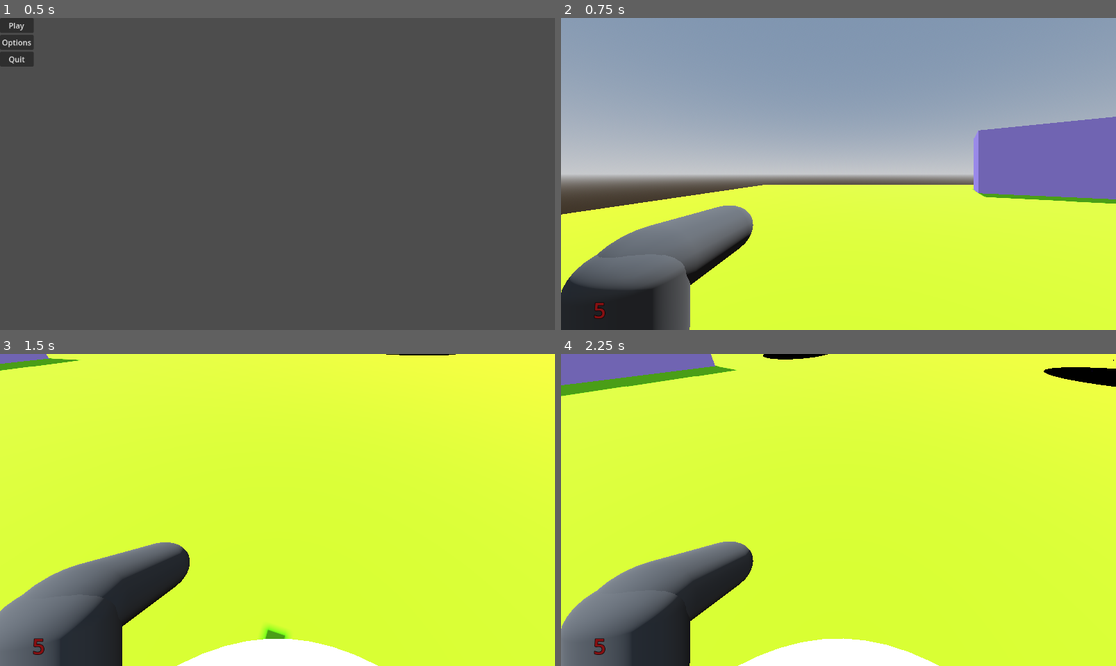
Above: before the commit, frames 1-4 (two rows, left to right).
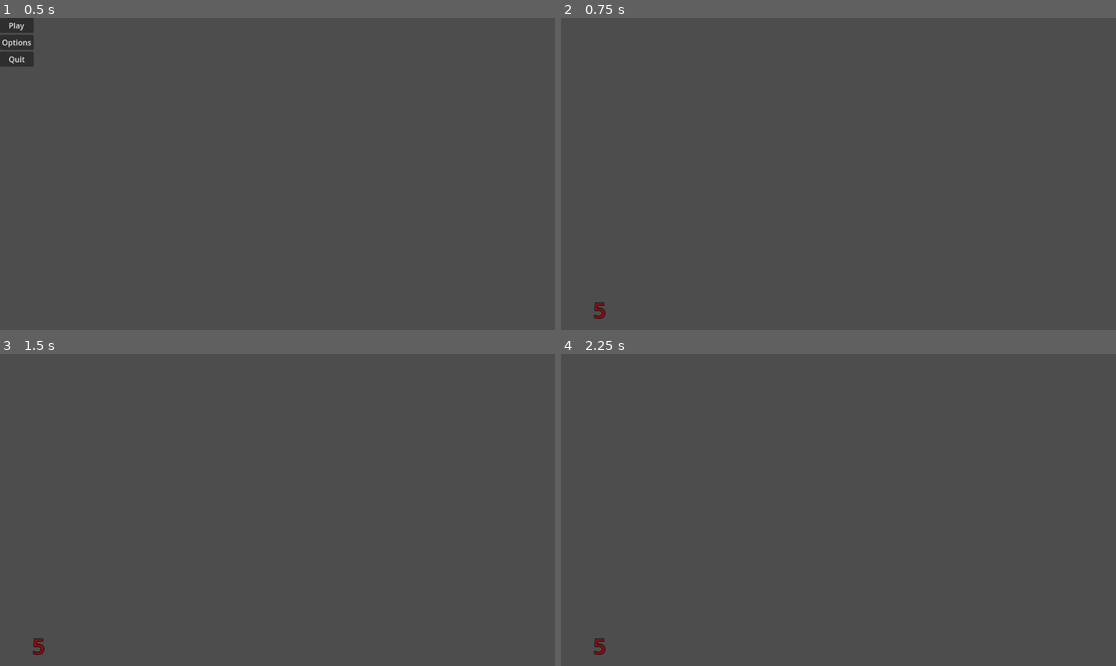
Above: after the commit, the same moments.

Repository: covmoore/potions_and_arsenals
Game: Godot game, scene res://scenes/MainMenu.tscn
Two runs of this game, one before a commit and one after it. Both use one fixed random seed, a clock stepped at 60 frames per second and the inputs below.
Inputs (mouse positions are in pixels of both pictures, inside the frame that each line leads up to):
- Up to frame 1 (0.5 s): no input
- Up to frame 2 (0.75 s): click "Play" at 0.5 s
- Up to frame 3 (1.5 s): tap Enter at 1.25 s; move the mouse to (305, 510) at 1.27 s; hold W (move_forward) from 1.28 s (still down); tap V at 1.35 s; click (305, 510) at 1.42 s
- Up to frame 4 (2.25 s): keep holding W (move_forward); tap Space (jump) at 1.52 s; move the mouse to (810, 510) at 2.02 s; click (810, 510) at 2.1 s

Frame 1 is identical in both runs. In frame 2, 97% of the frame differs, in the area x 0-100%, y 0-100%; in frame 3, 98%; in frame 4, 98%.
Error before the commit: Invalid assignment of property or key 'visible' with value of type 'bool' on a base object of type 'null instance'. (res://UI/PlayerUI.gd:10)
Error after the commit: Parse Error: Identifier "player_instance" not declared in the current scope. (res://scenes/world.gd:18)

Commit message:
Revert "enemies now spawn over time in spawn areas"
This reverts commit 5487e138ff8a20550e172cc2a5c3cf2781594518.

Diff:
--- a/UI/PlayerUI.gd
+++ b/UI/PlayerUI.gd
@@ -14,5 +14,24 @@
 func _on_player_player_died():
 	game_over_text.visible = true
 
-func _on_player_player_hit(health):
-	health_text.text = "%1d" % health
+func _on_player_player_hit(dmg):
+	health_text.text = "%1d" % dmg
+
+func _input(event):
+	if event is InputEventKey:
+		if event.pressed and event.physical_keycode == KEY_V and (player.current_state == player.PLAYER_STATE.ACTIVE
+																or player.current_state == player.PLAYER_STATE.INVENTORY):
+			inventory_ui.visible = not inventory_ui.visible
+			#show the cursor if not shown
+			if inventory_ui.visible:
+				player.current_state = player.PLAYER_STATE.INVENTORY
+				Input.set_mouse_mode(Input.MOUSE_MODE_VISIBLE)
+			else:
+				player.current_state = player.PLAYER_STATE.ACTIVE
+				Input.set_mouse_mode(Input.MOUSE_MODE_CAPTURED)
+
+
+func _on_world_player_created(player_path):
+	player = get_node(player_path)
+	player.connect("player_hit", _on_player_player_hit)
+	player.connect("player_died", _on_player_player_died)
--- a/model_scenes/enemy.gd
+++ b/model_scenes/enemy.gd
@@ -12,6 +12,8 @@
 @onready var collider = $CollisionShape3D
 @onready var world = $".."
 
+signal enemy_died
+
 func _ready():
 	pass
 
@@ -24,7 +26,6 @@
 		velocity = (next_nav_point - global_transform.origin).normalized() * SPEED
 		move_and_slide()
 		if _target_in_range():
-			print("IS IN RANGE")
 			var current_time = Time.get_ticks_msec()
 			if abs(current_time - last_attacked) > HIT_SPEED:
 				player.hit(1)
@@ -40,5 +41,6 @@
 		queue_free()
 
 
-func _on_world_player_created(player_path):
+func _on_world_player_created():
+	print("PLAYER CREATED")
 	player = get_node(player_path)
--- a/model_scenes/player.tscn
+++ b/model_scenes/player.tscn
@@ -35,7 +35,6 @@
 
 [node name="Camera3D" type="Camera3D" parent="Head"]
 transform = Transform3D(1, 0, 0, 0, 1, 0, 0, 0, 1, 0, -0.541225, -0.399508)
-cull_mask = 1032191
 fov = 80.0
 
 [node name="TemHandGun" parent="Head/Camera3D" instance=ExtResource("2_nlt3j")]
--- a/model_scenes/temp_enemy.tscn
+++ b/model_scenes/temp_enemy.tscn
@@ -42,15 +42,15 @@
 script = ExtResource("1_v4k3s")
 
 [node name="MeshInstance3D" type="MeshInstance3D" parent="."]
-transform = Transform3D(-1, 0, -8.74228e-08, 0, 1, 0, 8.74228e-08, 0, -1, 0, 0, 0)
+transform = Transform3D(-1, 0, -8.74228e-08, 0, 1, 0, 8.74228e-08, 0, -1, -0.0101033, 0, 0.513435)
 mesh = SubResource("CapsuleMesh_g28yy")
 
 [node name="MeshInstance3D2" type="MeshInstance3D" parent="."]
-transform = Transform3D(-1, 0, -8.74228e-08, 0, 1, 0, 8.74228e-08, 0, -1, -0.228, 0.675, -0.369706)
+transform = Transform3D(-1, 0, -8.74228e-08, 0, 1, 0, 8.74228e-08, 0, -1, -0.227574, 0.674713, 0.128359)
 mesh = SubResource("SphereMesh_a2tyq")
 
 [node name="MeshInstance3D3" type="MeshInstance3D" parent="."]
-transform = Transform3D(-1, 0, -8.74228e-08, 0, 1, 0, 8.74228e-08, 0, -1, 0.222523, 0.674713, -0.381503)
+transform = Transform3D(-1, 0, -8.74228e-08, 0, 1, 0, 8.74228e-08, 0, -1, 0.222523, 0.674713, 0.128359)
 mesh = SubResource("SphereMesh_a2tyq")
 
 [node name="CollisionShape3D" type="CollisionShape3D" parent="."]
--- a/scenes/Level1.tscn
+++ b/scenes/Level1.tscn
@@ -1,8 +1,8 @@
 [gd_scene load_steps=16 format=3 uid="uid://buyhvh6k31qu7"]
 
 [ext_resource type="Script" path="res://scenes/world.gd" id="1_aaeb4"]
+[ext_resource type="PackedScene" uid="uid://driaaxhm5pppt" path="res://model_scenes/temp_enemy.tscn" id="1_cs7gb"]
 [ext_resource type="PackedScene" uid="uid://cty3y68hwt6jn" path="res://model_scenes/player_spawn_point.tscn" id="2_c2mix"]
-[ext_resource type="PackedScene" uid="uid://5wpla3btmto1" path="res://model_scenes/enemy_spawn_area.tscn" id="5_1qsfv"]
 [ext_resource type="Script" path="res://UI/PlayerUI.gd" id="5_6kfod"]
 [ext_resource type="Script" path="res://UI/Inventory.gd" id="6_7giy0"]
 [ext_resource type="PackedScene" path="res://scenes/slot.tscn" id="6_8582x"]
@@ -93,6 +93,18 @@
 use_collision = true
 material = SubResource("StandardMaterial3D_6mppw")
 
+[node name="TempEnemy" parent="." instance=ExtResource("1_cs7gb")]
+transform = Transform3D(-0.974668, 0, -0.223658, 0, 1, 0, 0.223658, 0, -0.974668, 0, 1.10625, 13.1442)
+
+[node name="TempEnemy2" parent="." instance=ExtResource("1_cs7gb")]
+transform = Transform3D(-0.391695, 0, -0.920095, 0, 1, 0, 0.920095, 0, -0.391695, 11.0141, 1.10625, 9.16435)
+
+[node name="TempEnemy3" parent="." instance=ExtResource("1_cs7gb")]
+transform = Transform3D(0.520399, 0, -0.853924, 0, 1, 0, 0.853924, 0, 0.520399, 18.1917, 0.942921, -7.18677)
+
+[node name="TempEnemy4" parent="." instance=ExtResource("1_cs7gb")]
+transform = Transform3D(0.921335, 0, -0.38877, 0, 1, 0, 0.38877, 0, 0.921335, 3.71624, 0.942921, -15.3612)
+
 [node name="PlayerUI" type="Control" parent="."]
 layout_mode = 3
 anchors_preset = 0
@@ -135,13 +147,4 @@
 horizontal_alignment = 1
 vertical_alignment = 1
 
-[node name="enemy_spawn_areas" type="Node3D" parent="."]
-
-[node name="EnemySpawnArea" parent="enemy_spawn_areas" instance=ExtResource("5_1qsfv")]
-transform = Transform3D(4.85252, 0, 0, 0, 2.1, 0, 0, 0, 5.59192, -3.08046, 0.0880904, 20.5988)
-
-[node name="EnemySpawnArea2" parent="enemy_spawn_areas" instance=ExtResource("5_1qsfv")]
-transform = Transform3D(7.99568, 0, 0, 0, 2.1, 0, 0, 0, 4.59062, 11.5965, 0.0880904, -8.95196)
-
-[node name="EnemySpawnArea3" parent="enemy_spawn_areas" instance=ExtResource("5_1qsfv")]
-transform = Transform3D(-1.85856, 0, -3.542, 0, 2.1, 0, 3.542, 0, -1.85856, 23.8161, 0.0880904, 10.7286)
+[connection signal="player_created" from="." to="TempEnemy" method="_on_world_player_created"]
--- a/scenes/world.gd
+++ b/scenes/world.gd
@@ -1,26 +1,16 @@
 extends Node3D
 
 @onready var player_spawn_point = $PlayerSpawnPoint
-@onready var enemy_spawn_areas = $enemy_spawn_areas
 
 var player = load("res://model_scenes/player.tscn")
-var player_instance = null
-var enemy = load("res://model_scenes/temp_enemy.tscn")
-var rng = null
-var spawn_areas = null
-var timer = 0.0
-
 signal player_created
 # Called when the node enters the scene tree for the first time.
 func _ready():
-	player_spawn_point.visible = false
-	player_instance = player.instantiate()
+	var player_instance = player.instantiate()
 	player_instance.position = player_spawn_point.global_position
 	player_instance.basis = player_spawn_point.global_transform.basis
 	add_child(player_instance)
-	emit_signal("player_created", player_instance.get_path())
-	spawn_areas = enemy_spawn_areas.get_children()
-	rng = RandomNumberGenerator.new()
+	emit_signal("player_created")
 
 
 # Called every frame. 'delta' is the elapsed time since the previous frame.
@@ -28,18 +18,33 @@
 	if player_instance != null && rng != null && spawn_areas != null:
 		var randNum = rng.randi_range(0, enemy_spawn_areas.get_child_count()-1)
 		var spawn = spawn_areas[randNum]
-		timer += delta
-		if timer >= 2.0:
-			timer = 0.0
-			var enemy_instance = enemy.instantiate()
-			var halfHeightX = ((spawn.scale.x) * sqrt(2)) / 4
-			var halfHeightZ = ((spawn.scale.z) * sqrt(2)) / 4
-			enemy_instance.position = Vector3(
-				rng.randi_range(spawn.global_position.x - halfHeightX, spawn.global_position.x + halfHeightX),
-				spawn.global_position.y + (enemy_instance.scale.y / 2),
-				rng.randi_range(spawn.global_position.z - halfHeightZ, spawn.global_position.z + halfHeightZ)
-			)
-			enemy_instance.basis = player_instance.transform.basis
-			enemy_instance.player = player_instance
-			add_child(enemy_instance)
-		#enemy.postion = Vector3(spawn.get_child_node($MeshInstance3D).shape.radius)
+
+		if enemy_count <= ENEMY_NUM_TRIGGER && enemy_spawn_state == SPAWN_STATE.NO_SPAWN:
+			if delay_created == false:
+				spawn_delay = rng.randi_range(0.5, 2)
+				delay_created = true
+			enemy_spawn_state = SPAWN_STATE.SPAWN
+		if enemy_spawn_state == SPAWN_STATE.SPAWN:
+			timer += delta
+			if timer >= spawn_delay:
+				timer = 0.0
+				print("create enemy!")
+				var enemy_instance = enemy.instantiate()
+				var halfHeightX = ((spawn.scale.x) * sqrt(2)) / 4
+				var halfHeightZ = ((spawn.scale.z) * sqrt(2)) / 4
+				enemy_instance.position = Vector3(
+					rng.randi_range(spawn.global_position.x - halfHeightX, spawn.global_position.x + halfHeightX),
+					spawn.global_position.y + (enemy_instance.scale.y / 2),
+					rng.randi_range(spawn.global_position.z - halfHeightZ, spawn.global_position.z + halfHeightZ)
+				)
+				enemy_instance.basis = player_instance.transform.basis
+				enemy_instance.player = player_instance
+				add_child(enemy_instance)
+				enemy_instance.connect("enemy_died", _on_enemy_enemy_died)
+				enemy_count += 1
+			if enemy_count >= max_enemies:
+				enemy_spawn_state = SPAWN_STATE.NO_SPAWN
+				delay_created = false
+
+func _on_enemy_enemy_died():
+	enemy_count -= 1
